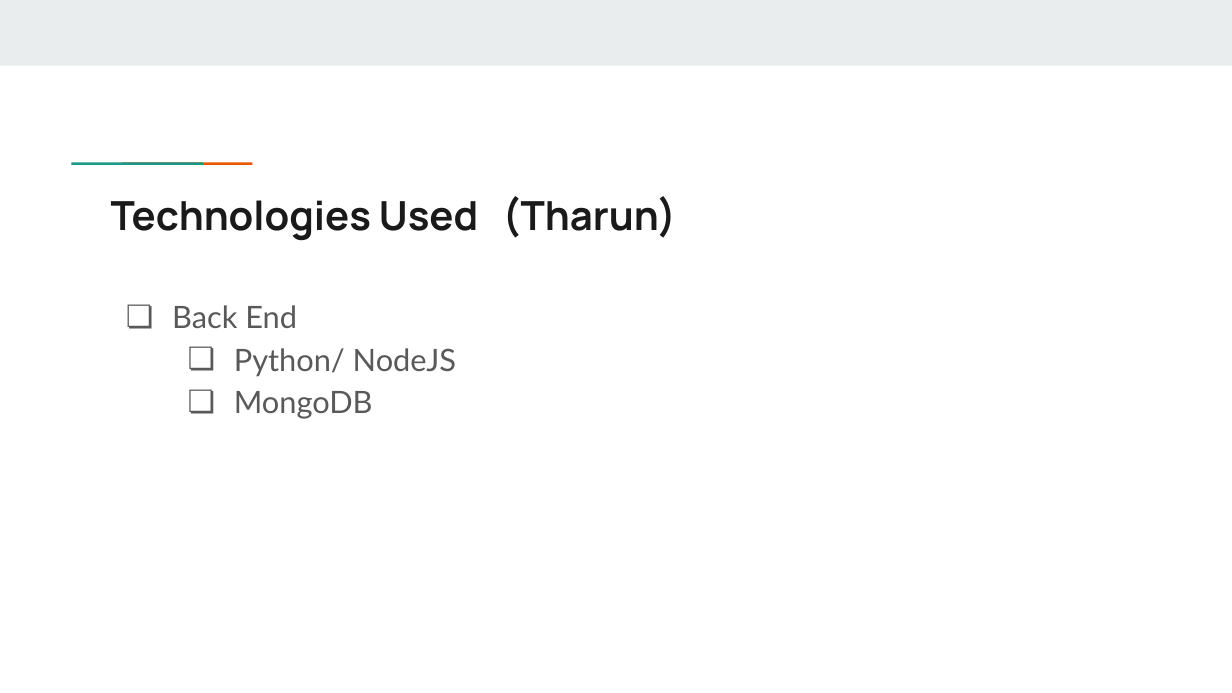
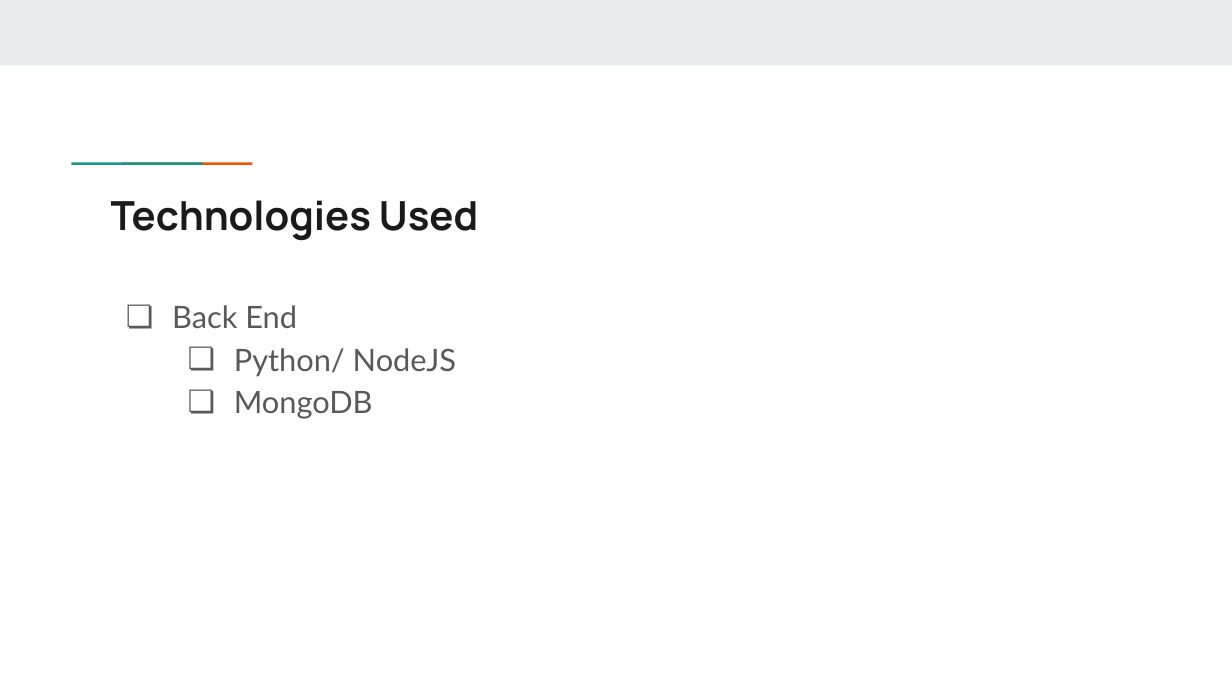
Before and after one commit to tzzzzn/GVSU-CIS641-BTS, a slide deck: slide 4 of docs/Midterm Presentation.pptx (slide 5 before the commit). Drawn at 1232x693 pixels with LibreOffice and Linux fonts; fonts in the diff are those of the drawing. Boxes give left, top, right and bottom in pixels: in the first picture for what was removed or moved away, otherwise in the second. Text is boxed around its words. In the diff, an @@ line names an element or a change of style, - is before the commit and + after.

```diff
--- a/docs/Midterm Presentation.pptx
+++ b/docs/Midterm Presentation.pptx
@@ title at (111,200,478,241): text changed @@
-Technologies Used (Tharun)
+Technologies Used
```
Also in this commit, not shown: 2 other slides changed.
